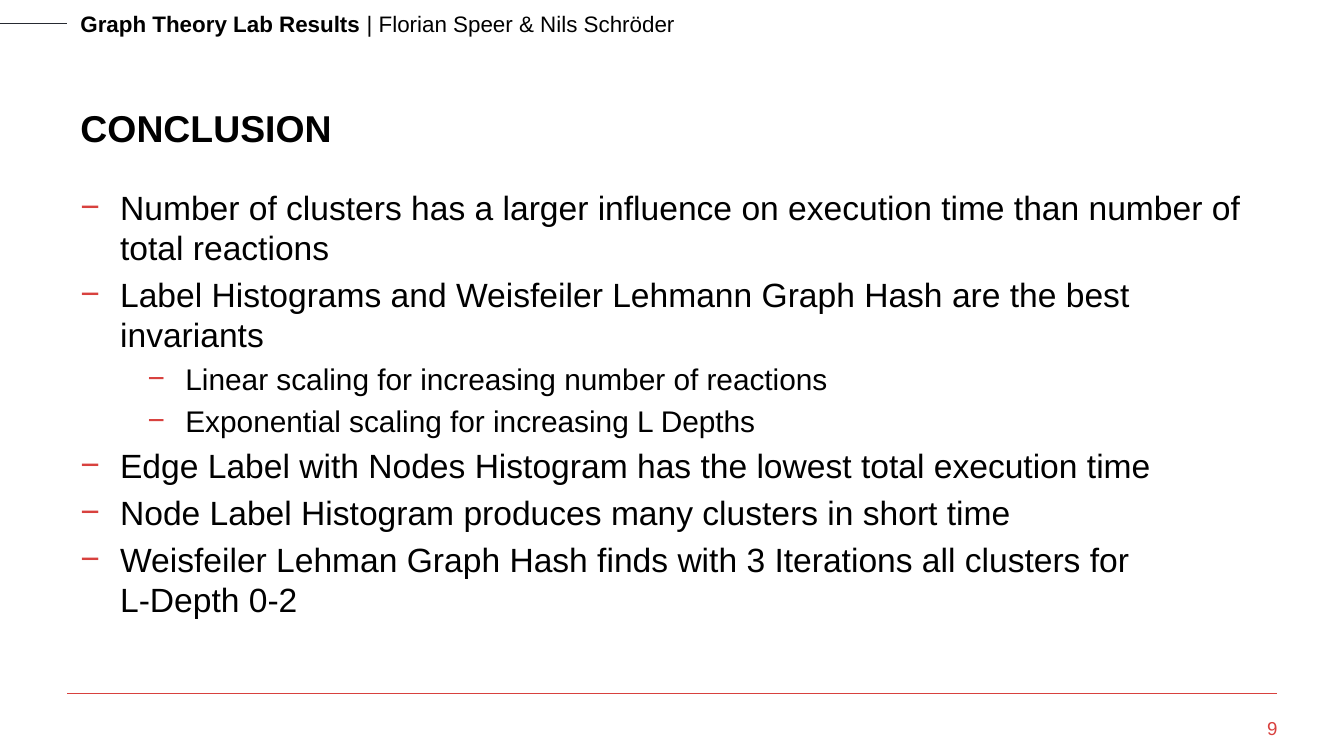
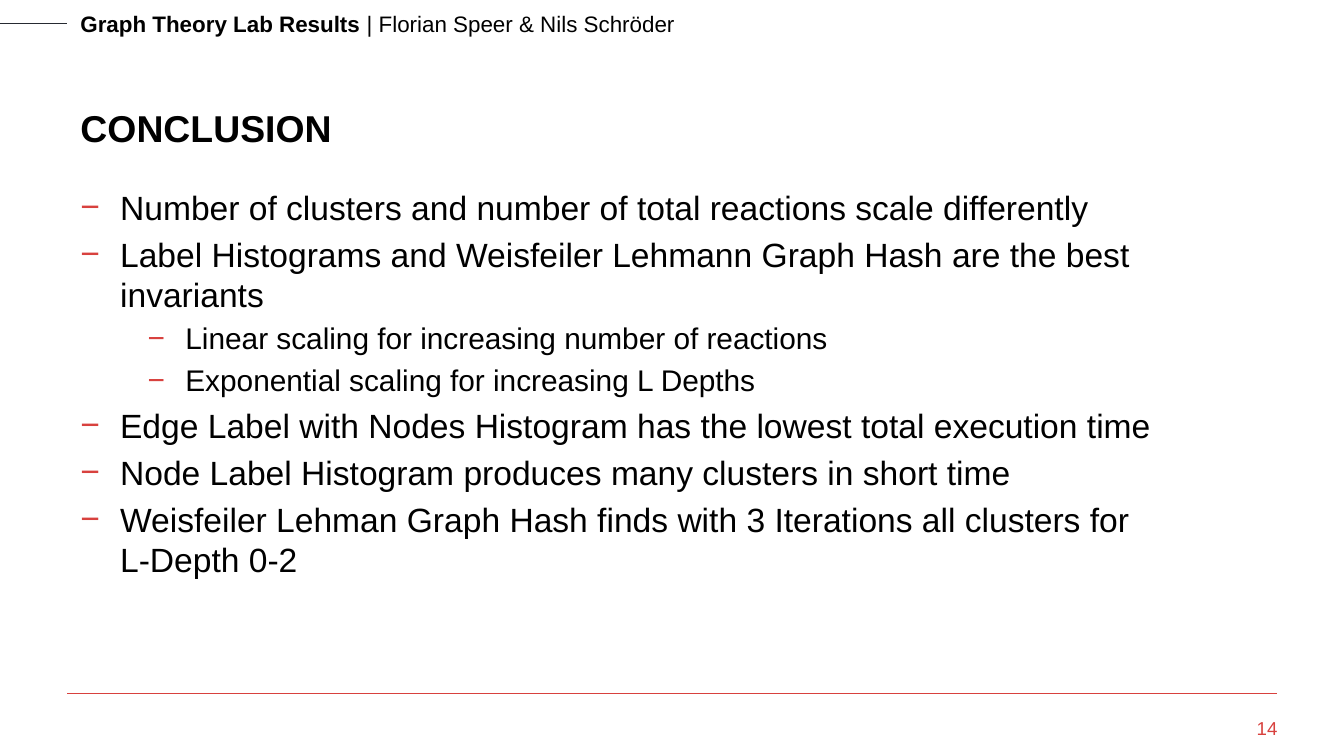
Before and after one commit to nils-schroeder/graph_theory_course, a slide deck: slide 14 of presentation/Graph Theory - Florian Speer + Nils Schröder.pptx (slide 9 before the commit). Drawn at 1344x756 pixels with LibreOffice and Linux fonts; fonts in the diff are those of the drawing; background and template pictures are left out. Boxes give left, top, right and bottom in pixels: in the first picture for what was removed or moved away, otherwise in the second. Text is boxed around its words. In the diff, an @@ line names an element or a change of style, - is before the commit and + after.

```diff
--- a/presentation/Graph Theory - Florian Speer + Nils Schröder.pptx
+++ b/presentation/Graph Theory - Florian Speer + Nils Schröder.pptx
@@ text at <box>120,195,1088,226</box>: text changed @@
-− Number of clusters has a larger influence on execution time than number of total reactions
+− Number of clusters and number of total reactions scale differently
@@ page number at <box>1257,722,1278,735</box>: text changed @@
-9
+14
```
Also in this commit, not shown: 5 slides added, 1 other file.
